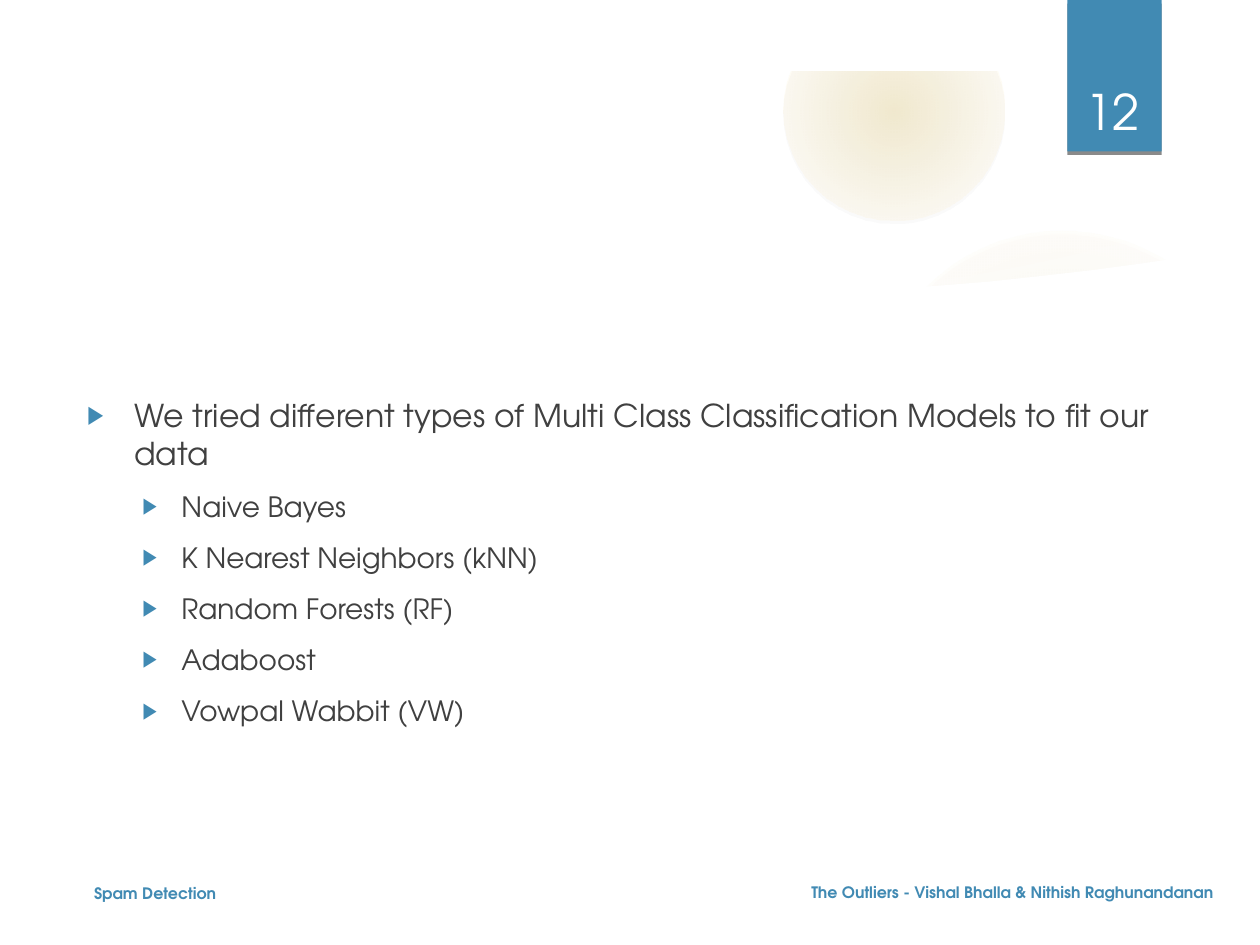
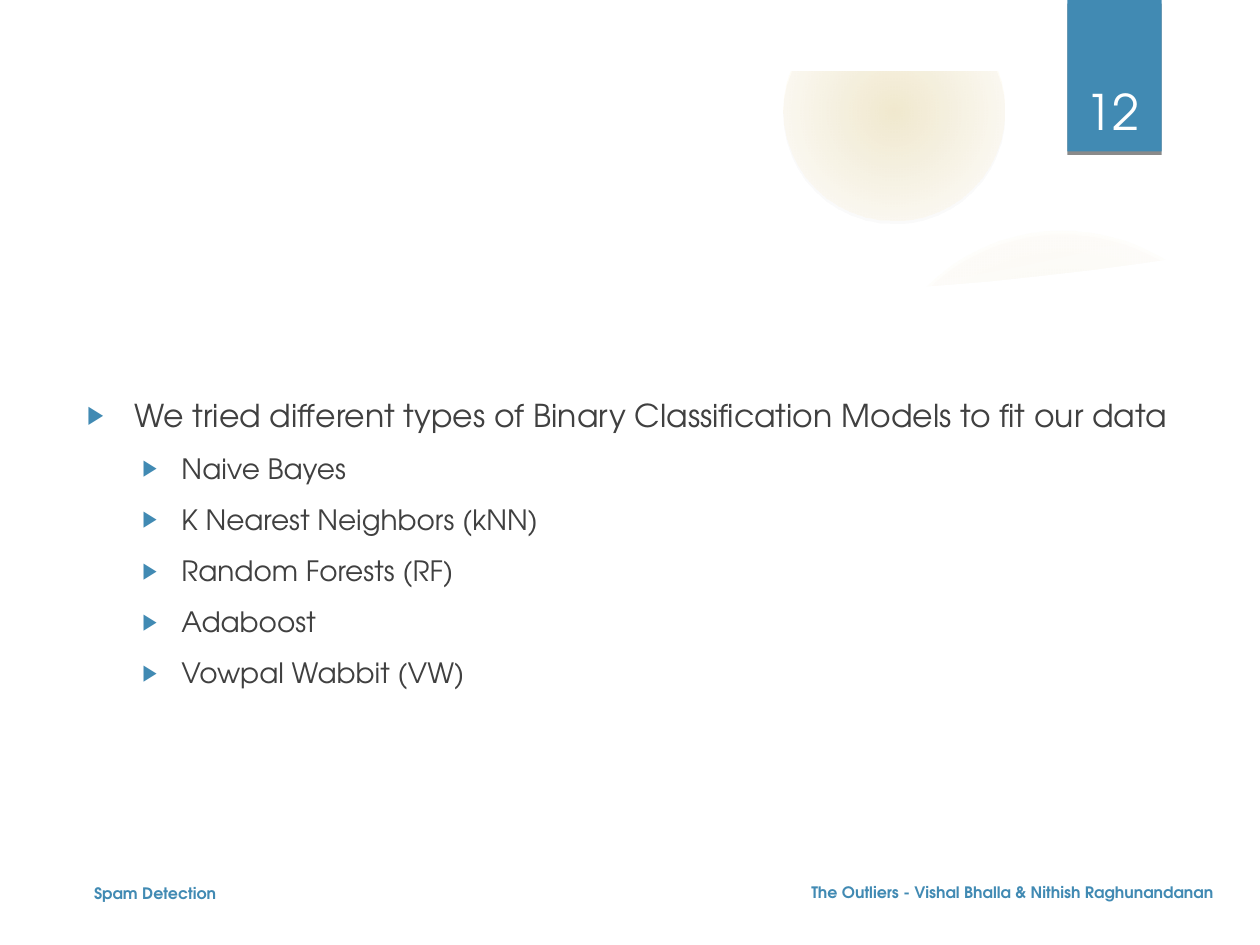
Before and after one commit to nehgu/Anomaly-Detection, a slide deck: slide 12 of Challenges/Spam Filtering Challenge 4/Ppt - Spam Detection Challenge-4.odp. Drawn at 1260x945 pixels with LibreOffice and Linux fonts; fonts in the diff are those of the drawing; background and template pictures are left out. Boxes give left, top, right and bottom in pixels: in the first picture for what was removed or moved away, otherwise in the second. Text is boxed around its words. In the diff, an @@ line names an element or a change of style, - is before the commit and + after.

```diff
--- a/Challenges/Spam Filtering Challenge 4/Ppt - Spam Detection Challenge-4.odp
+++ b/Challenges/Spam Filtering Challenge 4/Ppt - Spam Detection Challenge-4.odp
@@ text at bbox=[134, 403, 1166, 433]: text changed @@
-▶ We tried different types of Multi Class Classification Models to fit our data
+▶ We tried different types of Binary Classification Models to fit our data
```
Also in this commit, not shown: 1 other slide changed.
